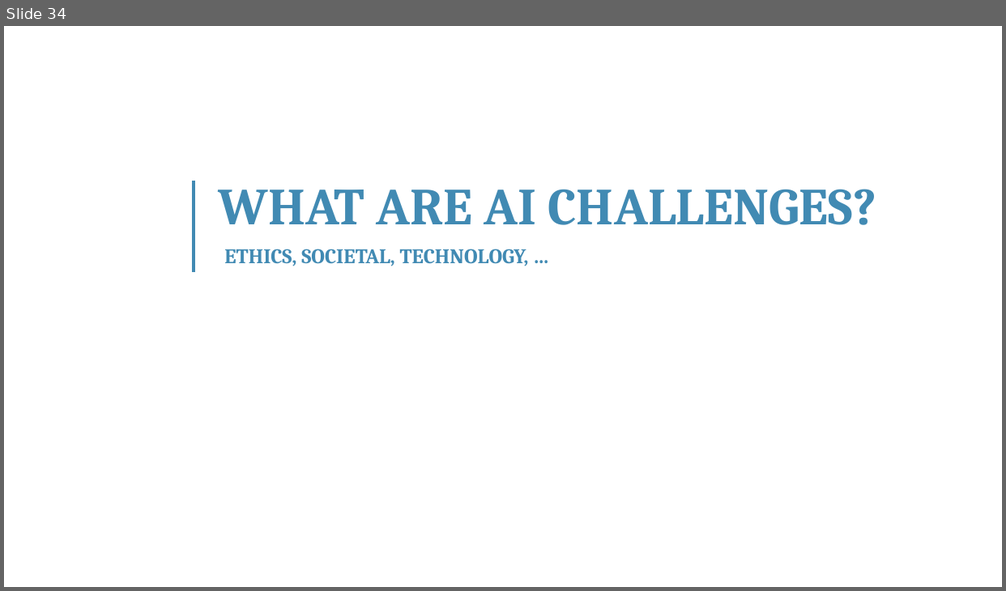
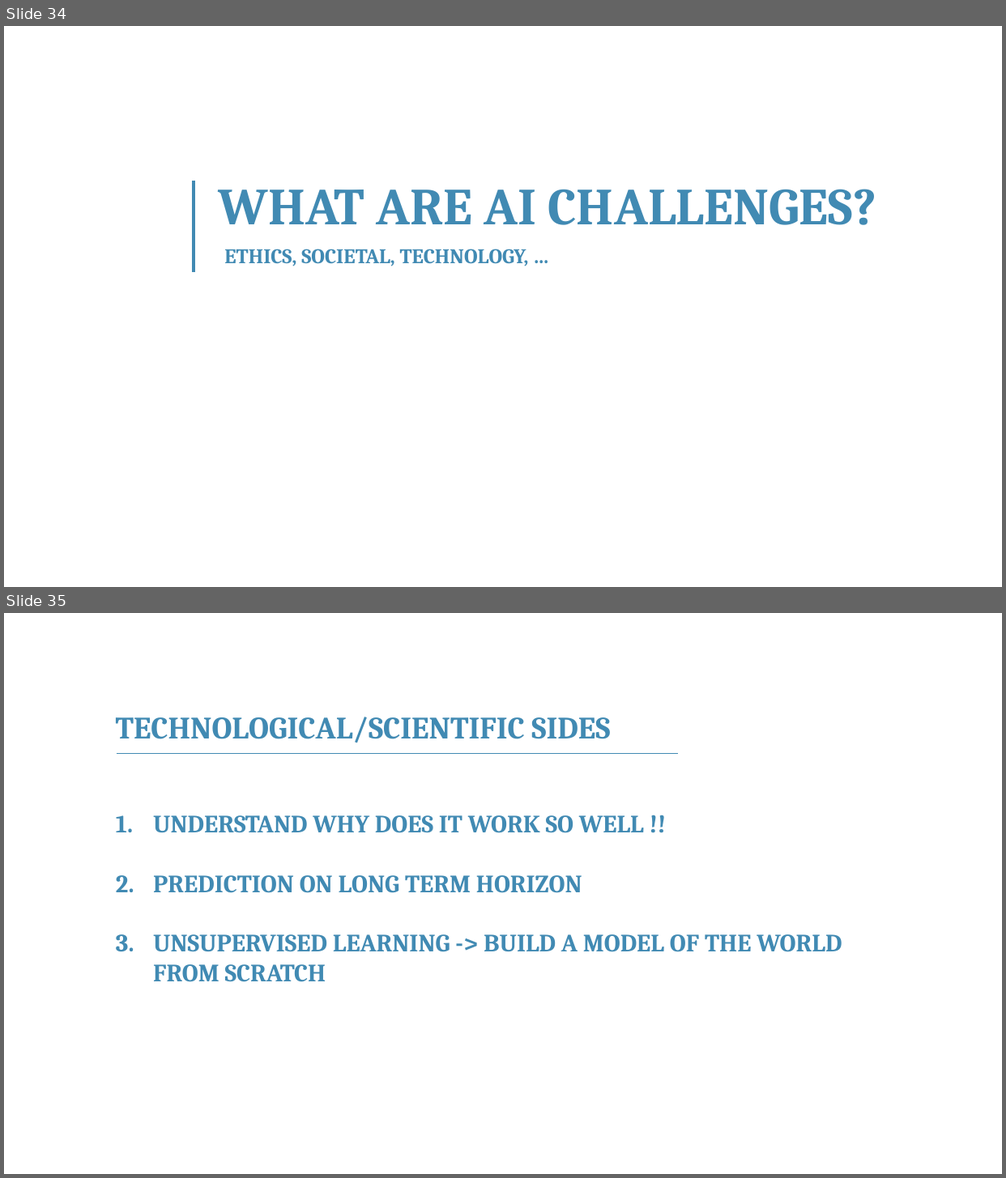
Before and after one commit to franckalbinet/itu-eaco-zanzibar-12-2018, a slide deck: presentations/session-4-intro-to-ai.pptx. Shown one above the other, each under a label of ours: slide 34 before the commit, slides 34 and 35 after it. The pictures are 1006x591 and 1006x1178 pixels, drawn with LibreOffice and Linux fonts; fonts in the diff are those of the drawing; background and template pictures are left out. Boxes give left, top, right and bottom in pixels: in the first picture for what was removed or moved away, otherwise in the second. Text is boxed around its words. In the diff, an @@ line names an element or a change of style, - is before the commit and + after.

```diff
--- a/presentations/session-4-intro-to-ai.pptx
+++ b/presentations/session-4-intro-to-ai.pptx
@@ slide 35 added at bbox=[4, 613, 1002, 1174], background #FFFFFF @@
@@ text added at bbox=[116, 717, 610, 743], 30 pt, text #418AB3, bold @@
+TECHNOLOGICAL/SCIENTIFIC SIDES
@@ line added from (117, 754) to (679, 754), #418AB3 1 pt @@
@@ text added at bbox=[153, 815, 842, 982], 24 pt, text #418AB3, bold @@
+1. UNDERSTAND WHY DOES IT WORK SO WELL !!
+2. PREDICTION ON LONG TERM HORIZON
+3. UNSUPERVISED LEARNING -> BUILD A MODEL OF THE WORLD FROM SCRATCH
```
Also in this commit, not shown: 2 slides changed, 5 other slides added, 1 slide removed, 3 other files.
